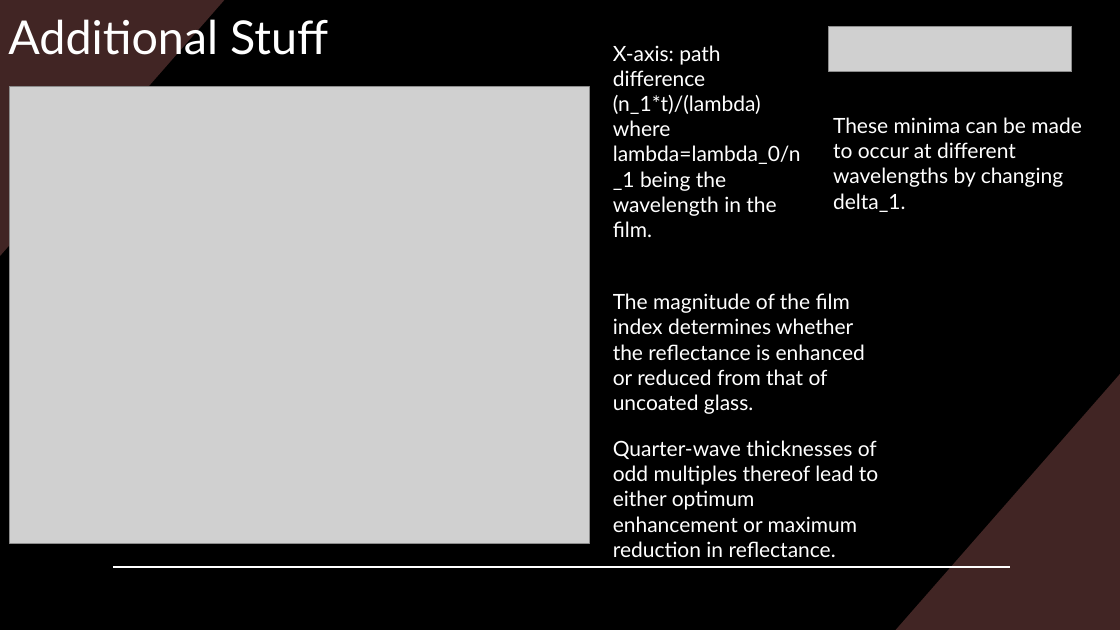
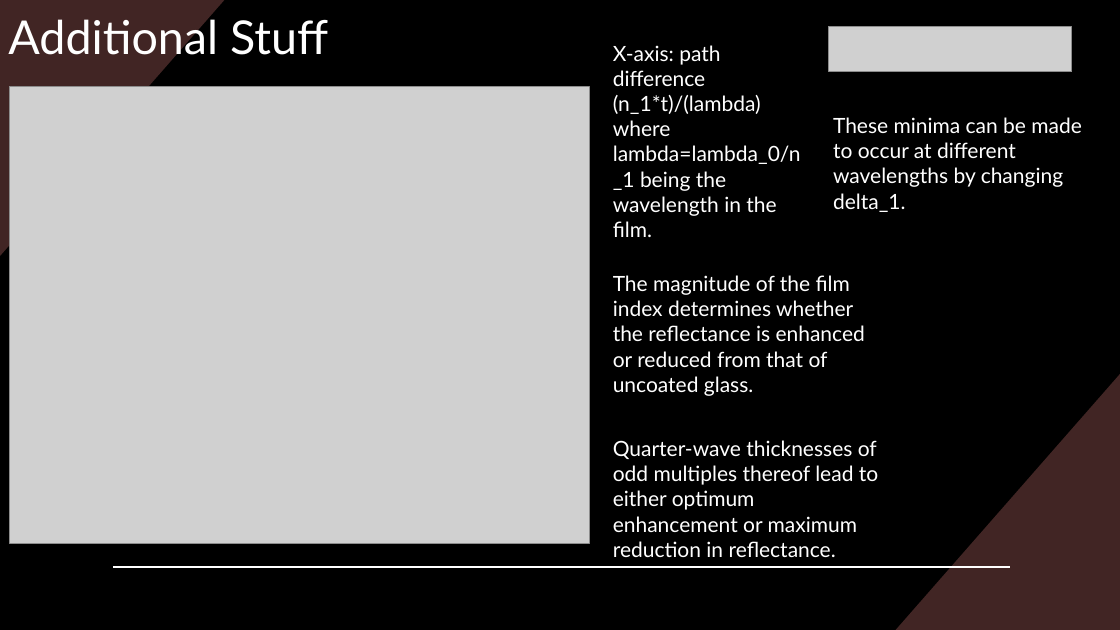
Before and after one commit to Collins-kariuk/Physics-Thesis-PDRCs, a slide deck: slide 16 of Presentations/Theory of Multilayer Films.pptx. Drawn at 1120x630 pixels with LibreOffice and Linux fonts; fonts in the diff are those of the drawing; grey boxes stand for pictures. Boxes give left, top, right and bottom in pixels: in the first picture for what was removed or moved away, otherwise in the second. Text is boxed around its words. In the diff, an @@ line names an element or a change of style, - is before the commit and + after.

Commit message:
Added appendix to slides to explain more stuff

```diff
--- a/Presentations/Theory of Multilayer Films.pptx
+++ b/Presentations/Theory of Multilayer Films.pptx
@@ text "The magnitude of the film ...": place and size @@
-text "The magnitude of the film ..." at <box>613,293,865,414</box>
+text "The magnitude of the film ..." at <box>613,275,865,396</box>
```
